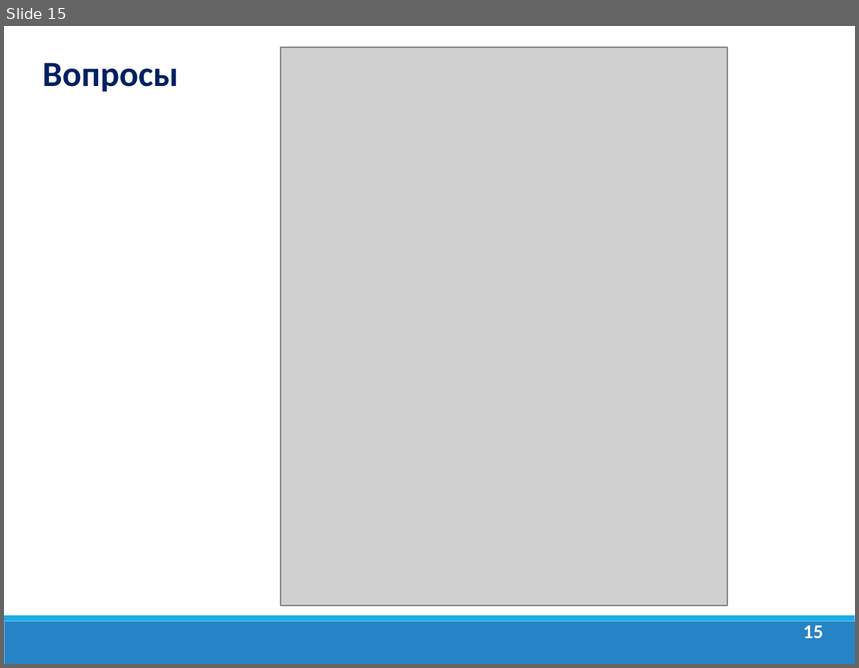
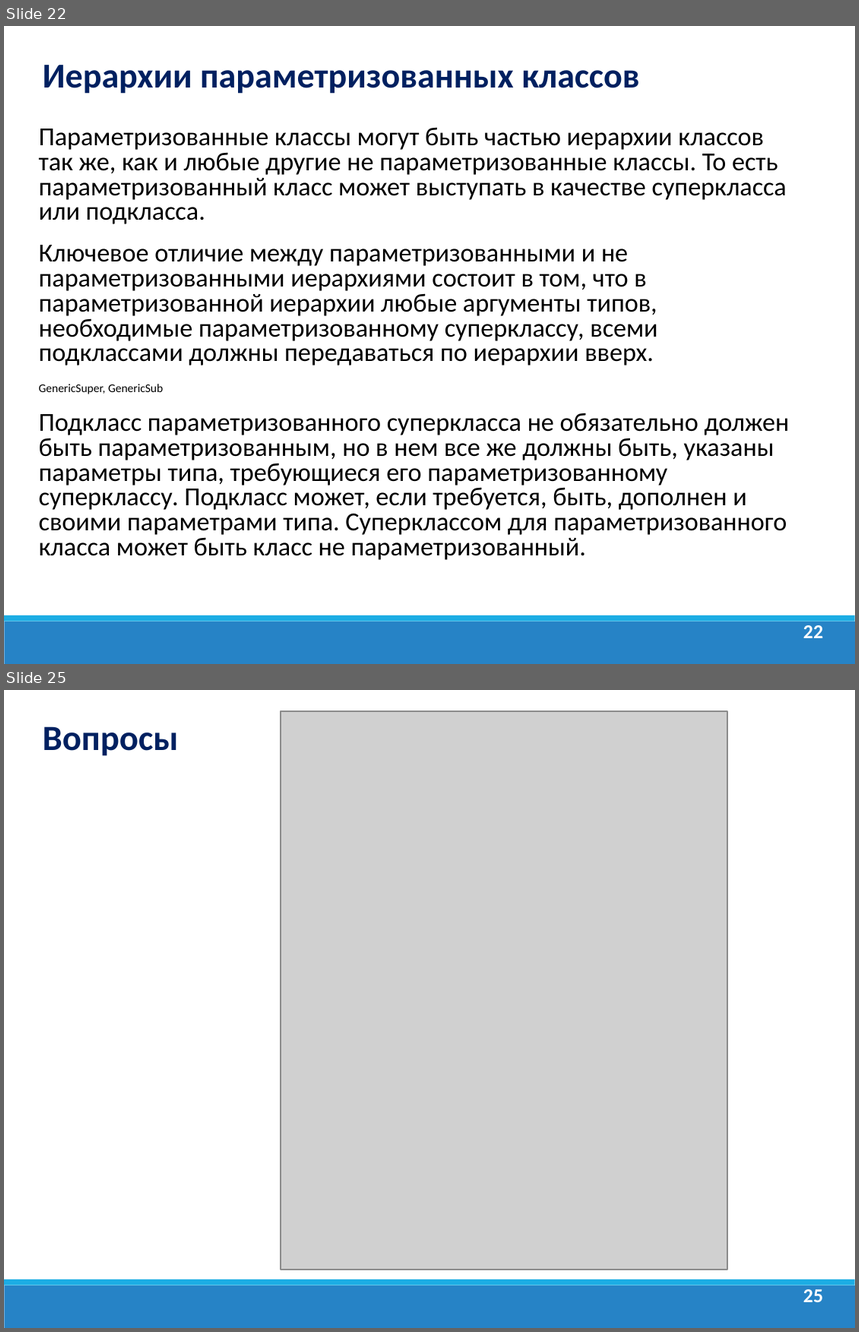
Before and after one commit to dmitry-academy/academy_5220, a slide deck: academy5220/resources/presentations/Java Lection 9. Дженерики. Enum.ppt. Shown one above the other, each under a label of ours: slide 15 before the commit, slides 22 and 25 after it; the slides between them are not shown. The pictures are 859x668 and 859x1332 pixels, drawn with LibreOffice and Linux fonts; fonts in the diff are those of the drawing; grey boxes stand for pictures; background and template pictures are left out. Boxes give left, top, right and bottom in pixels: in the first picture for what was removed or moved away, otherwise in the second. Text is boxed around its words. In the diff, an @@ line names an element or a change of style, - is before the commit and + after.

```diff
--- a/academy5220/resources/presentations/Java Lection 9. Дженерики. Enum.ppt
+++ b/academy5220/resources/presentations/Java Lection 9. Дженерики. Enum.ppt
@@ slide 22 added at bbox=[4, 26, 855, 664], background #FFFFFF; not listed: 2 template elements that a slide beside it also shows @@
@@ text added at bbox=[43, 65, 639, 94], 29.6 pt, text #002060, bold @@
+Иерархии параметризованных классов
@@ text added at bbox=[39, 127, 790, 560], 22 pt, text #000000 @@
+Параметризованные классы могут быть частью иерархии классов так же, как и любые другие не параметризованные классы. То есть параметризованный класс может выступать в качестве суперкласса или подкласса.
+Ключевое отличие между параметризованными и не параметризованными иерархиями состоит в том, что в параметризованной иерархии любые аргументы типов, необходимые параметризованному суперклассу, всеми подклассами должны передаваться по иерархии вверх.
+GenericSuper, GenericSub
+Подкласс параметризованного суперкласса не обязательно должен быть параметризованным, но в нем все же должны быть, указаны параметры типа, требующиеся его параметризованному суперклассу. Подкласс может, если требуется, быть, дополнен и своими параметрами типа. Суперклассом для параметризованного класса может быть класс не параметризованный.
@@ page number added at bbox=[804, 626, 823, 639], 16.6 pt, text #FFFFFF, bold @@
+22
@@ what was slide 15 is now slide 25 @@
@@ page number at bbox=[804, 1290, 823, 1303]: text changed @@
-15
+25
```
Also in this commit, not shown: 10 other slides added, 1 slide removed, 19 other files.
